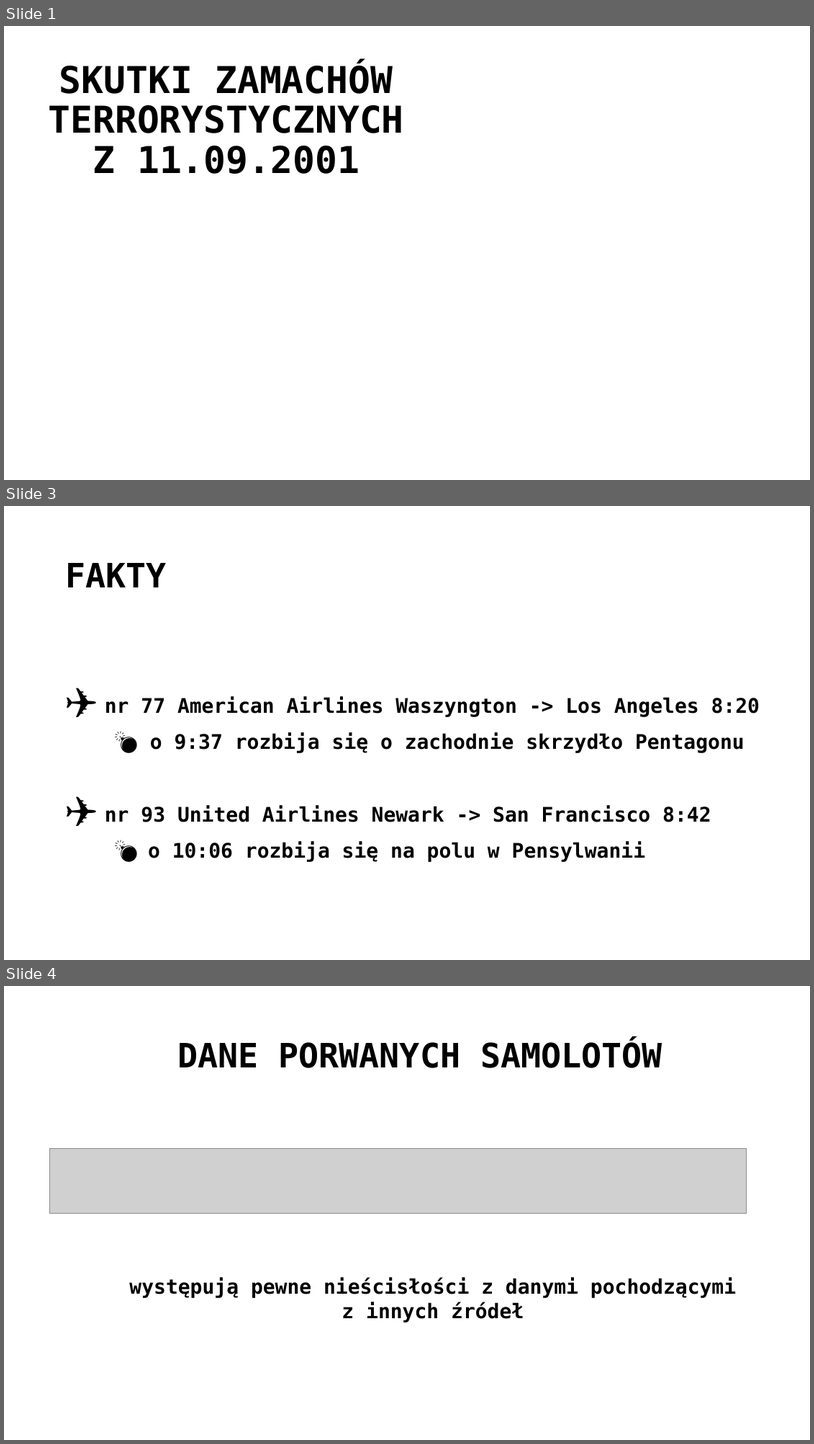
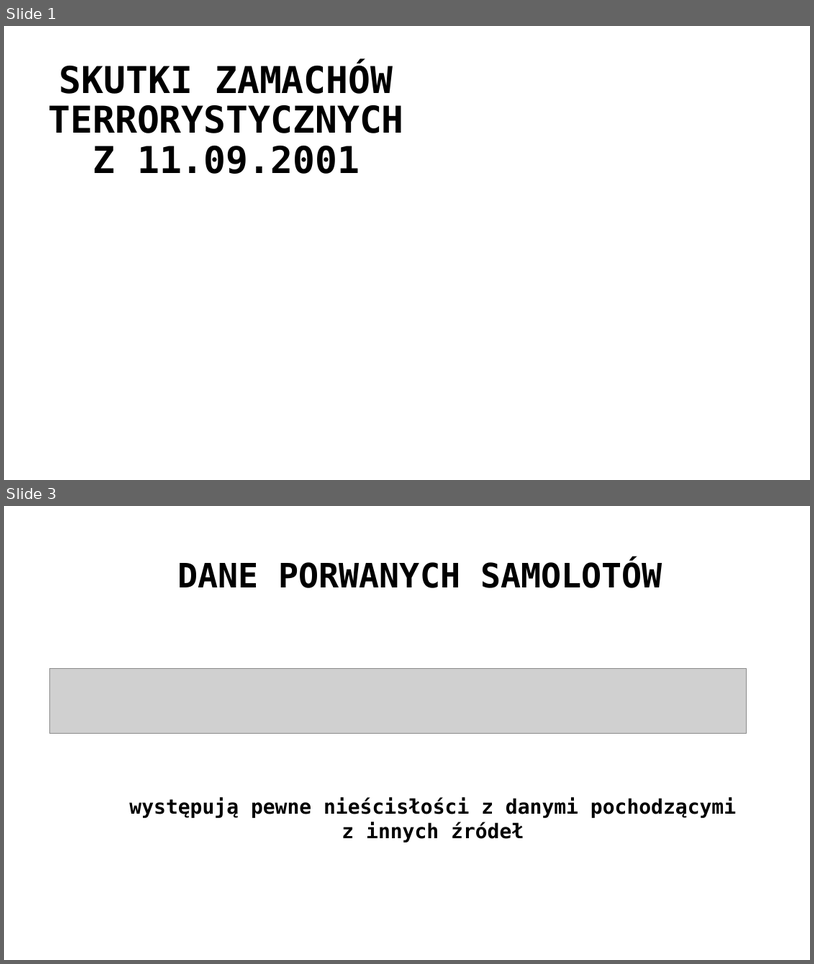
Before and after one commit to MikolajRowicki/Airlines, a slide deck: Ryszard/presentation_WTC.pptx. Shown one above the other, each under a label of ours: slides 1, 3 and 4 before the commit, slides 1 and 3 after it; the slides between them are not shown. The pictures are 814x1444 and 814x964 pixels, drawn with LibreOffice and Linux fonts; fonts in the diff are those of the drawing; grey boxes stand for pictures; background and template pictures are left out. Boxes give left, top, right and bottom in pixels: in the first picture for what was removed or moved away, otherwise in the second. Text is boxed around its words. In the diff, an @@ line names an element or a change of style, - is before the commit and + after.

```diff
--- a/Ryszard/presentation_WTC.pptx
+++ b/Ryszard/presentation_WTC.pptx
@@ slide 3 removed at <box>4,506,810,960</box>, background picture (left out) @@
@@ title removed at <box>65,563,166,587</box> @@
-FAKTY
@@ text removed at <box>105,696,760,862</box> @@
-✈ nr 77 American Airlines Waszyngton -> Los Angeles 8:20
-💣 o 9:37 rozbija się o zachodnie skrzydło Pentagonu
-✈ nr 93 United Airlines Newark -> San Francisco 8:42
-💣 o 10:06 rozbija się na polu w Pensylwanii
@@ what was slide 4 is now slide 3 @@
```
Also in this commit, not shown: 2 slides changed, 3 other slides removed.
